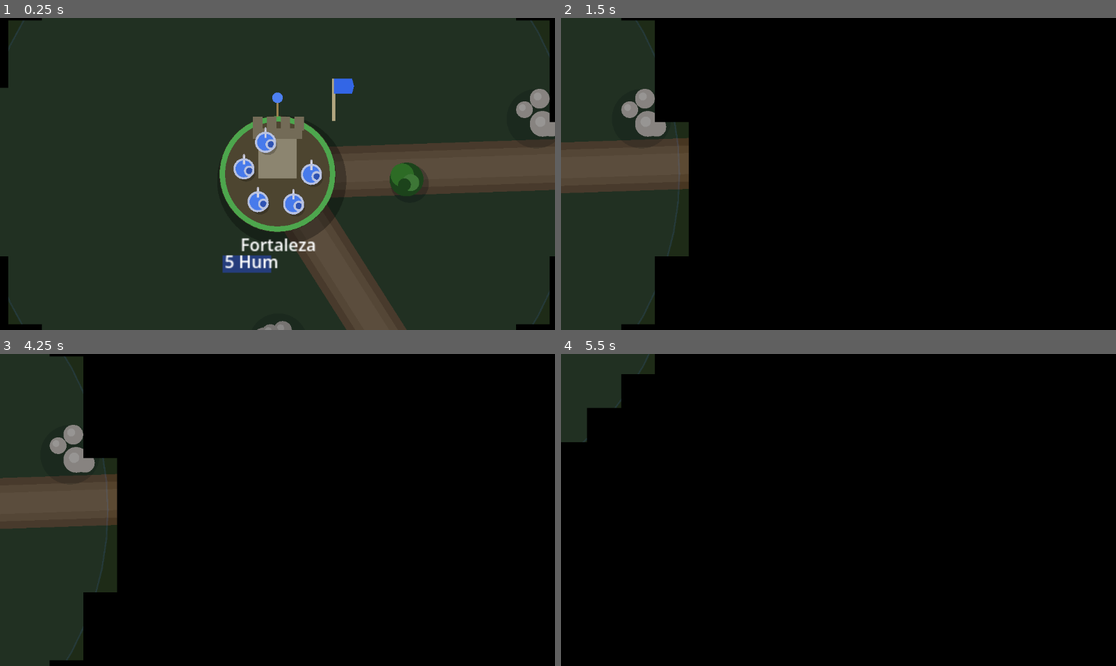
Above: before the commit, frames 1-4 (two rows, left to right).
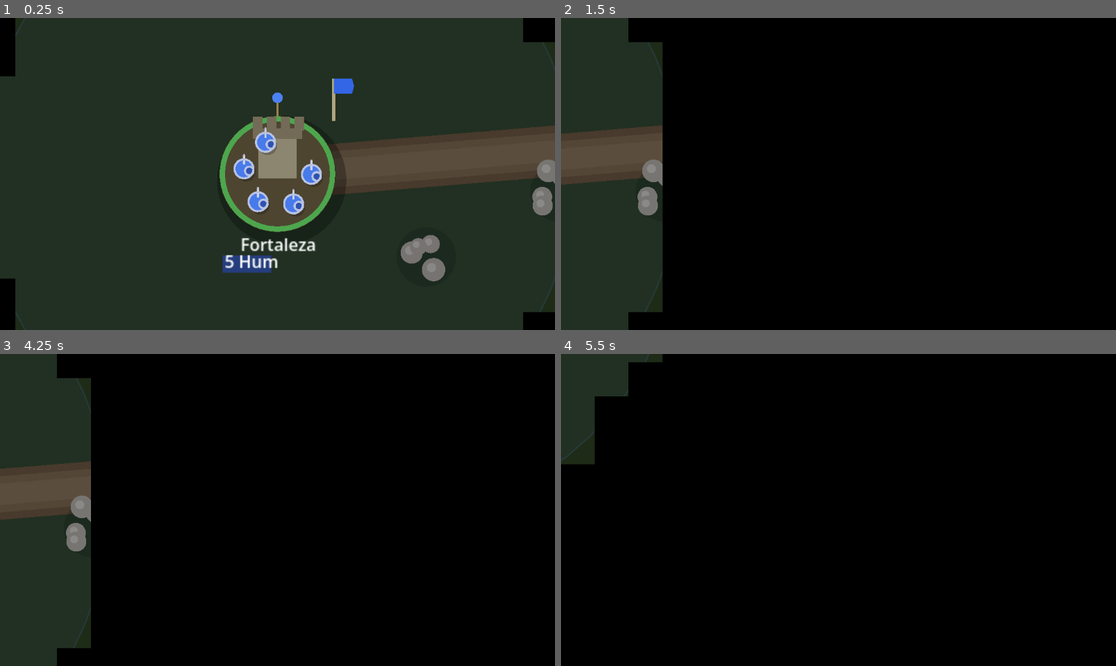
Above: after the commit, the same moments.

Repository: jdreyesp/ironhold
Game: Godot game, scene res://main.tscn
Two runs of this game, one before a commit and one after it. Both use one fixed random seed, a clock stepped at 60 frames per second and the inputs below.
Inputs (mouse positions are in pixels of both pictures, inside the frame that each line leads up to):
- Up to frame 1 (0.25 s): no input
- Up to frame 2 (1.5 s): tap Enter at 0.5 s; move the mouse to (960, 158) at 0.52 s; hold Right 0.53-1.25 s; click (960, 158) at 0.67 s; drag from (727, 189) to (810, 236) at 1.27 s
- Up to frame 3 (4.25 s): tap Space at 2, 3.5 s; move the mouse to (333, 441) at 2.02 s; hold Right 2.03-2.75 s; tap Enter at 2.75 s; drag from (249, 572) to (111, 463) at 2.77 s; move the mouse to (444, 556) at 3.52 s; hold Left from 3.53 s (still down)
- Up to frame 4 (5.5 s): release Left at 4.25 s; drag from (672, 463) to (755, 432) at 4.27 s; move the mouse to (866, 510) at 5.02 s; hold Down from 5.03 s (still down); click (866, 510) at 5.17 s

The runs differ from the first frame. In frame 1, 9.6% of the frame differs, in the area x 0-100%, y 0-100%; in frame 2, 5.6%; in frame 3, 5.4%; in frame 4, 1.1%.

Commit message:
fix: prevent overlapping roads via node spacing and segment proximity check

Diff:
--- a/main.gd
+++ b/main.gd
@@ -73,16 +73,16 @@
 
 # ── node generation ───────────────────────────────────────────────────────────
 func _generate_nodes():
-	var margin = 350.0
+	var margin = 400.0
 	var used: Array = []
 	_place_node(Vector2(randf_range(margin, WORLD_W * 0.25), randf_range(margin, WORLD_H - margin)),
 		"Fortaleza", PLAYER_RACE, used)
 	for label in ["Paso Norte", "Cruce", "Torre Vigía", "Aldea"]:
 		var p: Vector2
 		var tries = 0
-		while tries < 200:
+		while tries < 300:
 			p = Vector2(randf_range(margin, WORLD_W - margin), randf_range(margin, WORLD_H - margin))
-			if _far_from_all(p, used, 500.0): break
+			if _far_from_all(p, used, 750.0): break
 			tries += 1
 		_place_node(p, label, "neutral", used)
 	_place_node(Vector2(randf_range(WORLD_W * 0.75, WORLD_W - margin), randf_range(margin, WORLD_H - margin)),
@@ -222,11 +222,37 @@
 		connections.append(best_pair)
 		connected.append(best_pair[1])
 		remaining.erase(best_pair[1])
-	for _i in range(2):
+	var extra_tries = 0
+	var extras_added = 0
+	while extras_added < 2 and extra_tries < 100:
+		extra_tries += 1
 		var a = randi() % n
 		var b = randi() % n
-		if a != b and not _has_connection(a, b):
-			connections.append([a, b])
+		if a == b or _has_connection(a, b): continue
+		if _road_too_close(a, b, 280.0): continue
+		connections.append([a, b])
+		extras_added += 1
+
+func _road_too_close(new_a: int, new_b: int, min_sep: float) -> bool:
+	var pa = game_nodes[new_a].pos
+	var pb = game_nodes[new_b].pos
+	for conn in connections:
+		var ca = game_nodes[conn[0]].pos
+		var cb = game_nodes[conn[1]].pos
+		if _segments_min_dist(pa, pb, ca, cb) < min_sep:
+			return true
+	return false
+
+func _segments_min_dist(a1: Vector2, a2: Vector2, b1: Vector2, b2: Vector2) -> float:
+	var samples = 8
+	var min_d = INF
+	for i in range(samples + 1):
+		var t = float(i) / float(samples)
+		var pa = a1.lerp(a2, t)
+		var pb = b1.lerp(b2, t)
+		min_d = minf(min_d, _point_to_segment_dist(pa, b1, b2))
+		min_d = minf(min_d, _point_to_segment_dist(pb, a1, a2))
+	return min_d
 
 func _has_connection(a: int, b: int) -> bool:
 	for c in connections:
